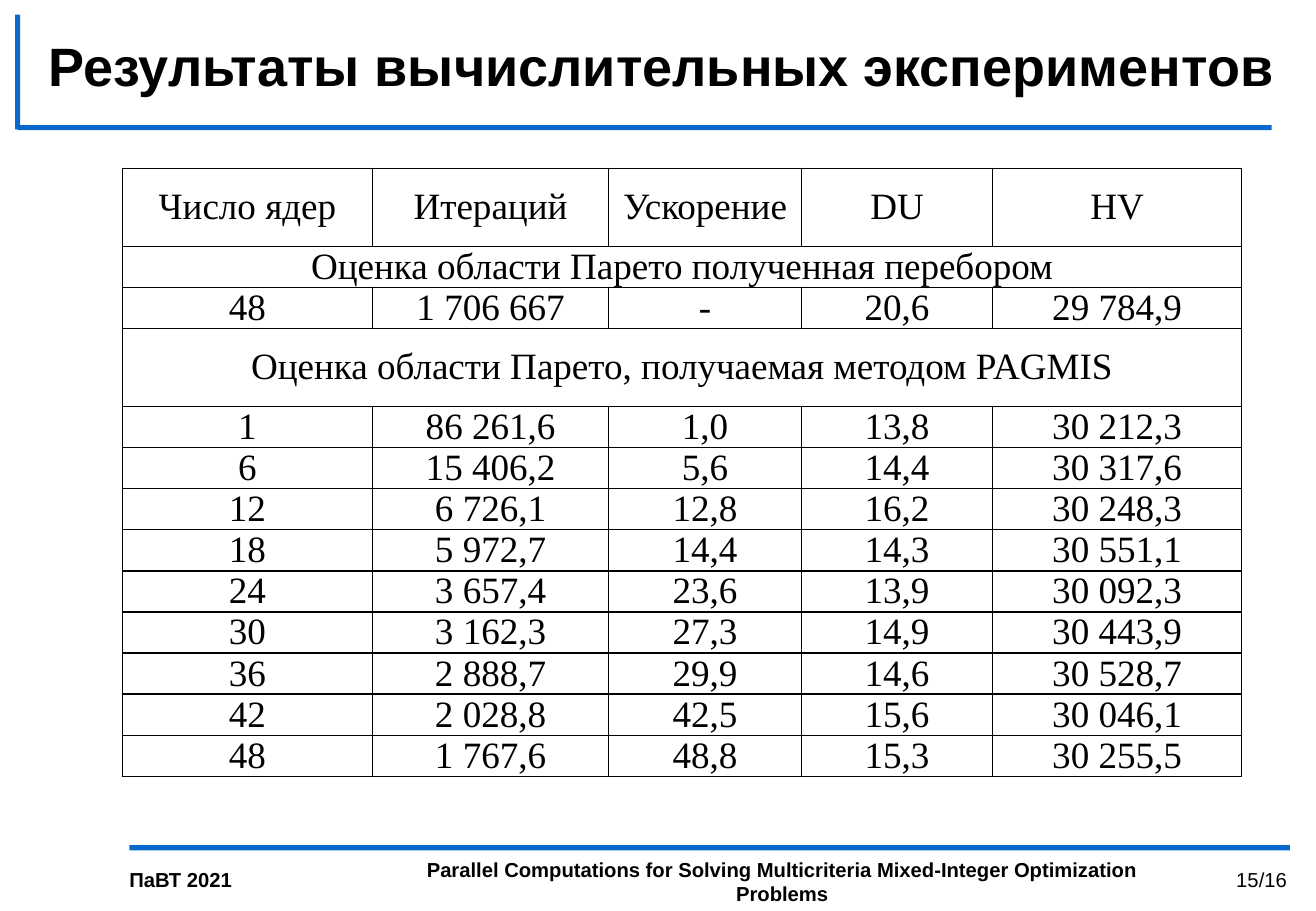
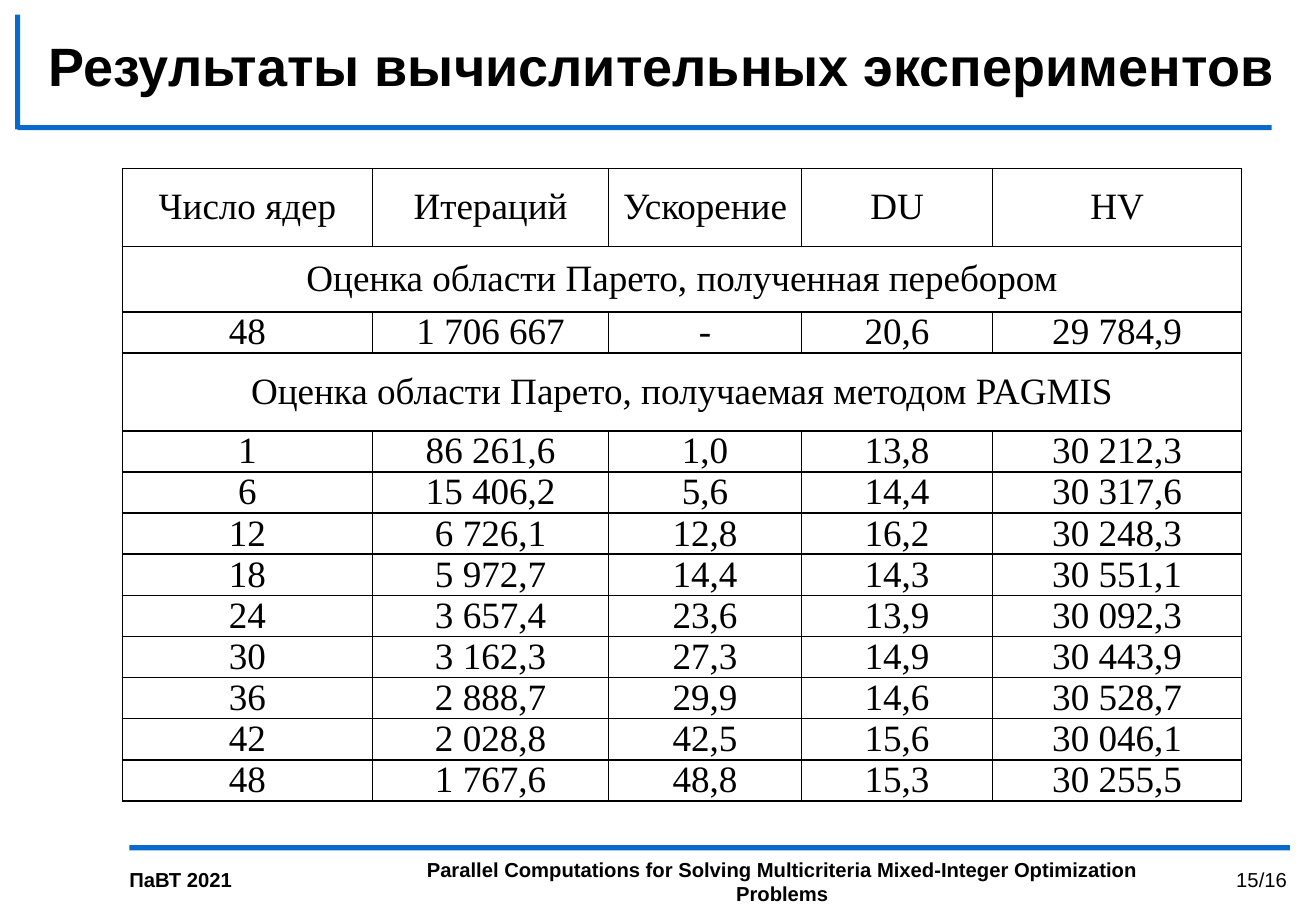
Before and after one commit to kabarkalov/GlobOptPapers, a slide deck: slide 15 of 2021/PСT_GergelKozinov/PCT2021_kozinov.pptx. Drawn at 1316x911 pixels with LibreOffice and Linux fonts; fonts in the diff are those of the drawing; background and template pictures are left out. Boxes give left, top, right and bottom in pixels: in the first picture for what was removed or moved away, otherwise in the second. Text is boxed around its words. In the diff, an @@ line names an element or a change of style, - is before the commit and + after.

```diff
--- a/2021/PСT_GergelKozinov/PCT2021_kozinov.pptx
+++ b/2021/PСT_GergelKozinov/PCT2021_kozinov.pptx
@@ table at (123,169,1243,836) @@
-row 2, column 1: Оценка области Парето полученная перебором
+row 2, column 1: Оценка области Парето, полученная перебором
```
Also in this commit, not shown: 7 other slides changed.
